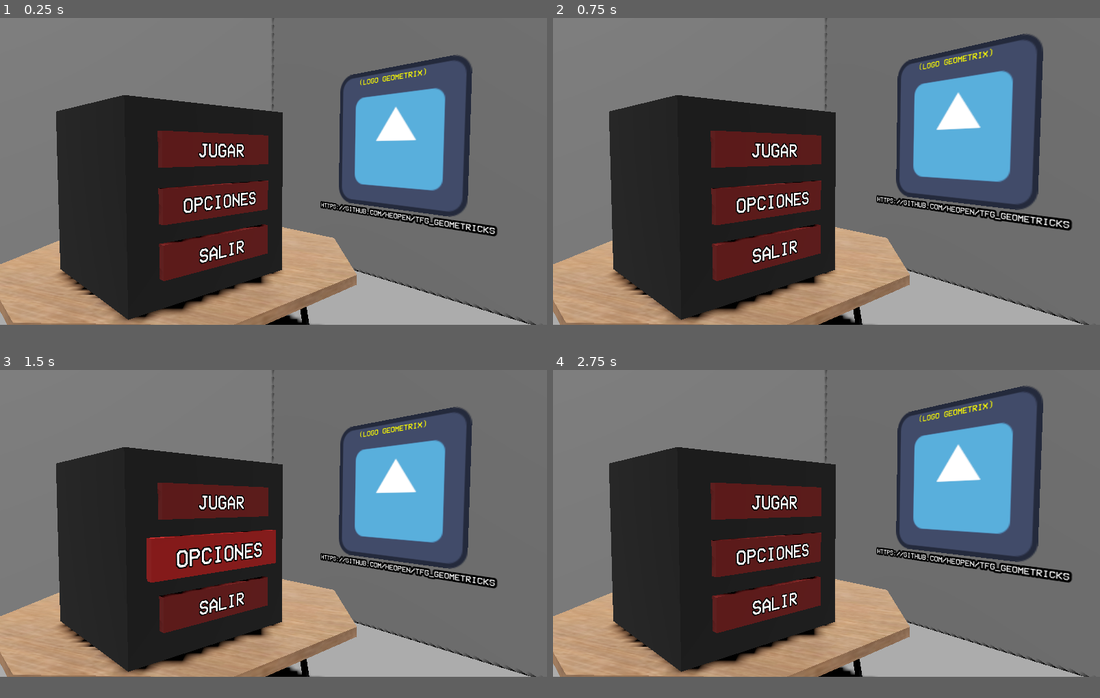
Above: before the commit, frames 1-4 (two rows, left to right).
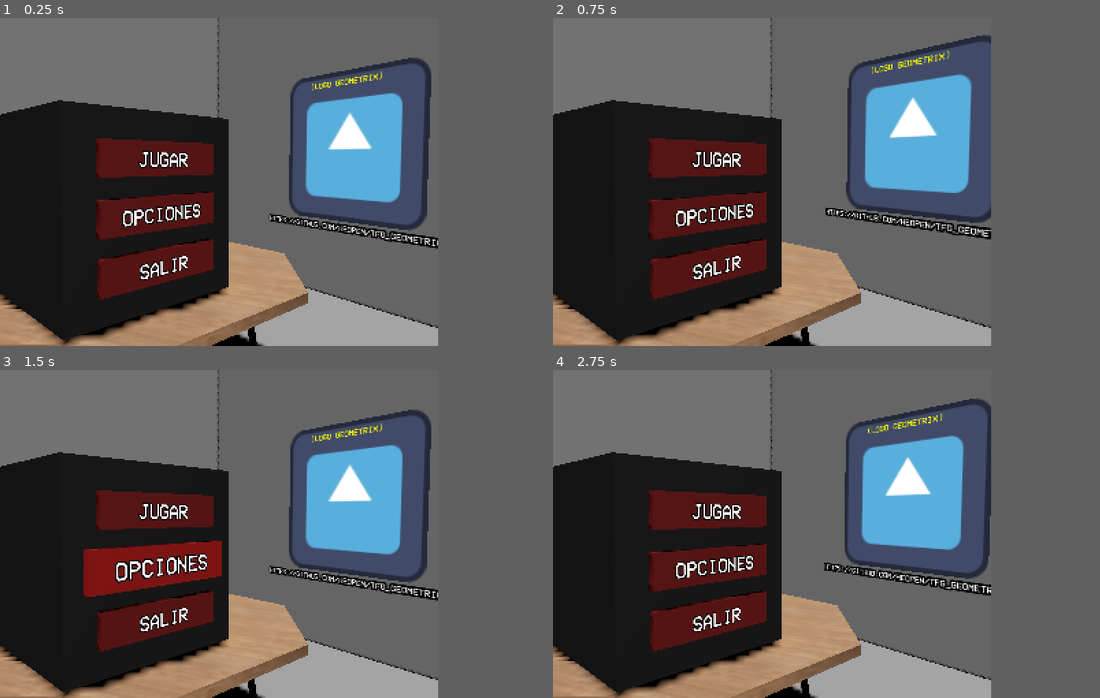
Above: after the commit, the same moments.

Repository: HeOpen/TFG_Geometricks
Game: Godot game, scene res://main_menu/main_menu.tscn
Two runs of this game, one before a commit and one after it. Both use one fixed random seed, a clock stepped at 60 frames per second and the inputs below. The engine's default icon, where the game draws it, is replaced by a stand-in: a white triangle on a blue panel in a dark square.
Inputs (mouse positions are in pixels of both pictures, inside the frame that each line leads up to):
- Up to frame 1 (0.25 s): no input
- Up to frame 2 (0.75 s): tap Enter (ui_accept) at 0.5 s; move the mouse to (946, 155) at 0.52 s; hold Right (ui_right) from 0.53 s (still down); tap F (freefly) at 0.6 s; click (946, 155) at 0.67 s
- Up to frame 3 (1.5 s): tap Enter (ui_accept) at 0.77, 1.25 s; move the mouse to (164, 537) at 1.27 s; release Right (ui_right) at 1.28 s; hold Down (ui_down) from 1.28 s (still down); tap Shift (sprint) at 1.35 s
- Up to frame 4 (2.75 s): tap Enter (ui_accept) at 1.52, 2 s; move the mouse to (881, 455) at 2.02 s; release Down (ui_down) at 2.03 s; hold Right (ui_right) from 2.03 s (still down); tap F (freefly) at 2.1 s
In our replay, the window is 799x449 before the commit and 640x480 after it. These sizes can differ from the game's own. Grey fills any space a smaller window leaves; there, only what the larger window draws over its background counts as a difference.

The runs differ from the first frame. In frame 1, 43% of the frame differs, in the area x 0-98%, y 0-100%; in frame 2, 45%; in frame 3, 44%; in frame 4, 45%.

Commit message:
Filtro y config PSX

Diff:
--- a/project.godot
+++ b/project.godot
@@ -14,6 +14,12 @@
 run/main_scene="uid://dryoqqfdunvm1"
 config/features=PackedStringArray("4.6", "GL Compatibility")
 config/icon="res://icon.svg"
+
+[display]
+
+window/size/viewport_width=320
+window/size/viewport_height=240
+window/stretch/mode="viewport"
 
 [filesystem]
 
@@ -70,6 +76,8 @@
 
 [rendering]
 
+textures/canvas_textures/default_texture_filter=0
 rendering_device/driver.windows="d3d12"
 renderer/rendering_method="gl_compatibility"
 renderer/rendering_method.mobile="gl_compatibility"
+shading/overrides/force_vertex_shading=true
